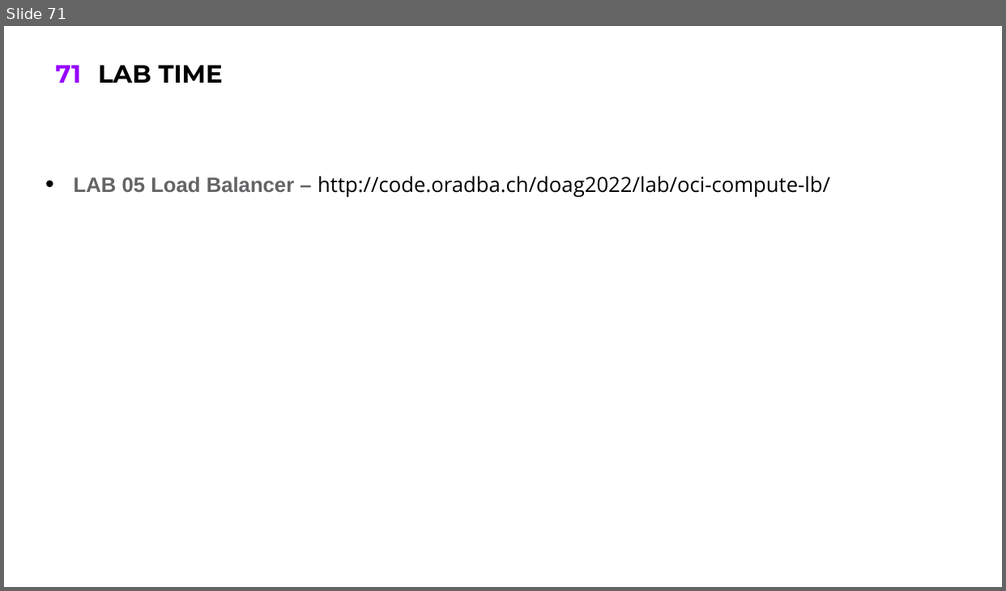
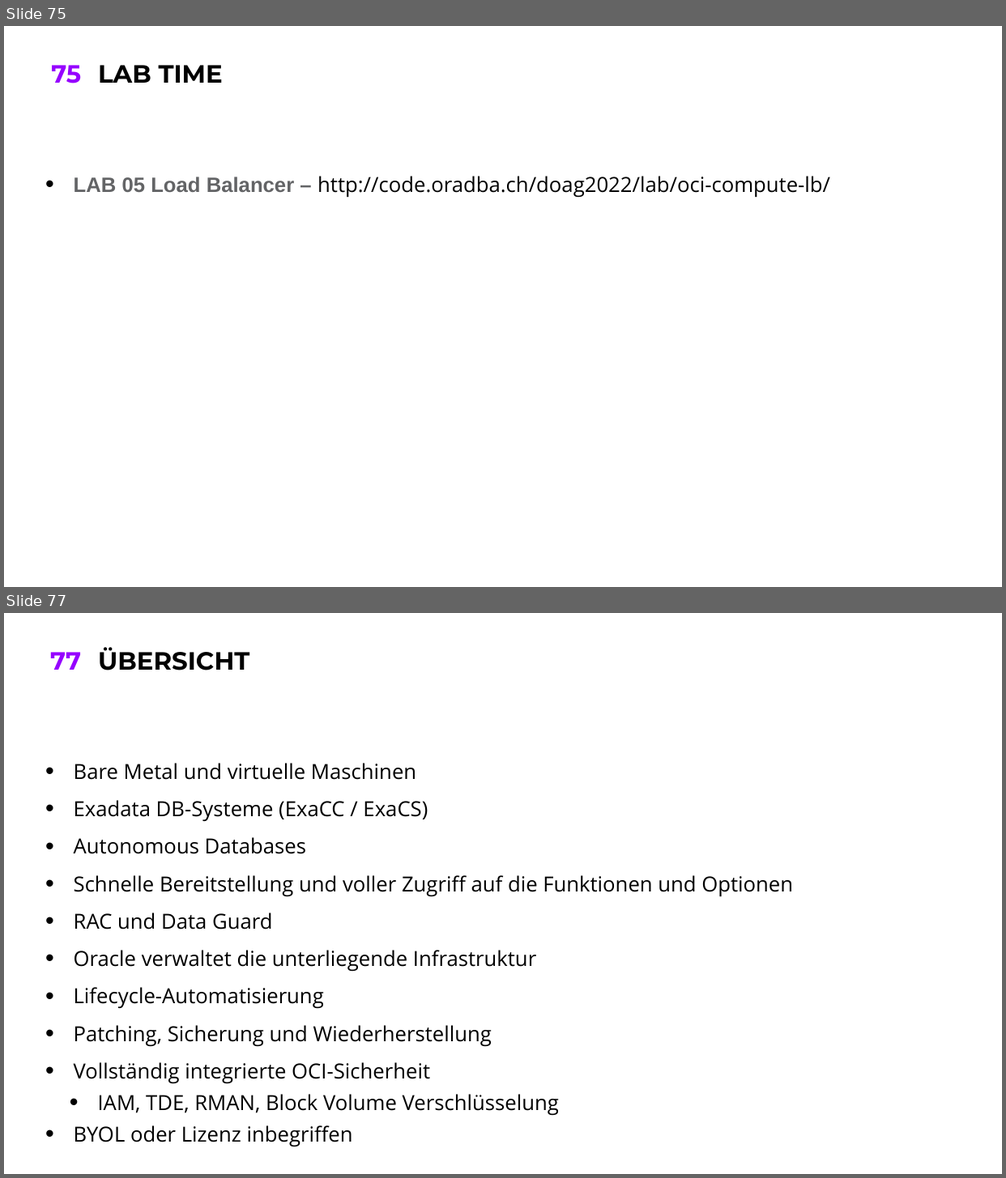
Before and after one commit to oehrlis/doag2022, a slide deck: ppt/02_OCI-Walkthrough.pptx. Shown one above the other, each under a label of ours: slide 71 before the commit, slides 75 and 77 after it; the slides between them are not shown. The pictures are 1006x591 and 1006x1178 pixels, drawn with LibreOffice and Linux fonts; fonts in the diff are those of the drawing; background and template pictures are left out. Boxes give left, top, right and bottom in pixels: in the first picture for what was removed or moved away, otherwise in the second. Text is boxed around its words. In the diff, an @@ line names an element or a change of style, - is before the commit and + after.

```diff
--- a/ppt/02_OCI-Walkthrough.pptx
+++ b/ppt/02_OCI-Walkthrough.pptx
@@ slide 77 added at bbox=[4, 613, 1002, 1174], background #FFFFFF; not listed: 1 template element that a slide beside it also shows @@
@@ title added at bbox=[98, 647, 249, 671], 24 pt, text #000000, bold @@
+ÜBERSICHT
@@ text added at bbox=[74, 763, 793, 1147], 20 pt, text #000000 @@
+• Bare Metal und virtuelle Maschinen
+• Exadata DB-Systeme (ExaCC / ExaCS)
+• Autonomous Databases
+• Schnelle Bereitstellung und voller Zugriff auf die Funktionen und Optionen
+• RAC und Data Guard
+• Oracle verwaltet die unterliegende Infrastruktur
+• Lifecycle-Automatisierung
+• Patching, Sicherung und Wiederherstellung
+• Vollständig integrierte OCI-Sicherheit
+  • IAM, TDE, RMAN, Block Volume Verschlüsselung
+• BYOL oder Lizenz inbegriffen
@@ what was slide 71 is now slide 75 @@
@@ page number at bbox=[51, 65, 81, 84]: text changed @@
-71
+75
```
Also in this commit, not shown: 14 other slides added.
